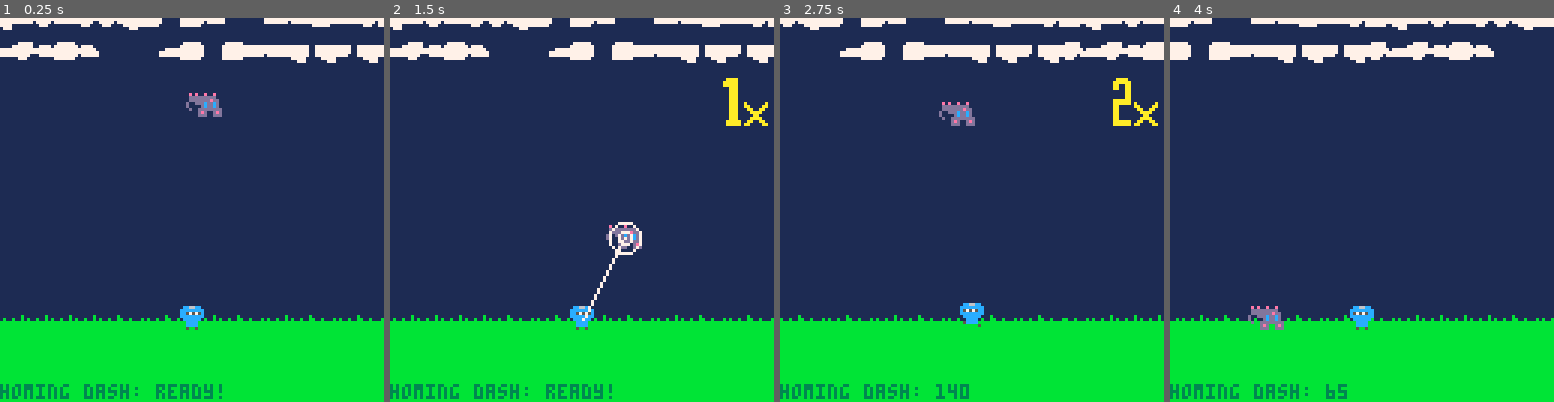
Above: before the commit, frames 1-4 (left to right).
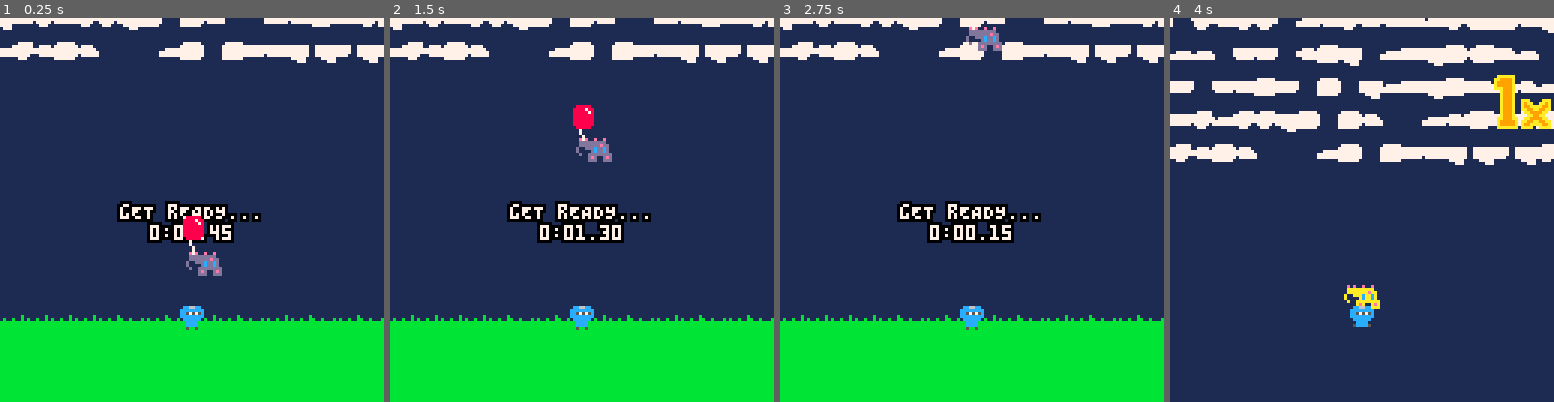
Above: after the commit, the same moments.

Repository: TrampolineTales/ld46
Game: PICO-8 cartridge ld46.p8
Two runs of this game, one before a commit and one after it. Both use one fixed random seed, a clock stepped at 60 frames per second and the inputs below.
Inputs:
- Up to frame 1 (0.25 s): no input
- Up to frame 2 (1.5 s): tap X (X key) at 0.33, 1.07 s; tap O (Z key) at 0.7 s
- Up to frame 3 (2.75 s): hold Right 1.6-2.1 s; tap O (Z key) at 1.7, 2.1, 2.5 s; tap X (X key) at 1.85 s; hold Right from 2.47 s (still down)
- Up to frame 4 (4 s): tap O (Z key) at 2.9, 3.3, 3.7 s; tap X (X key) at 2.97 s; release Right at 3.03 s; hold Left 3.08-3.58 s

The runs differ from the first frame. In frame 1, 4.4% of the frame differs, in the area x 0-68%, y 19-100%; in frame 2, 5.2%; in frame 3, 8.2%; in frame 4, 34%, in the area x 0-100%, y 0-100%.

Commit message:
okay NOW it is sleep time

Diff:
--- a/ld46.p8
+++ b/ld46.p8
@@ -32,20 +32,20 @@
 --main logic loop
 
 combo_offset=0
+start_timer=180
+go_timer=30
+shop_timer=660
 
 function game_loop()
-	if not btn(❎) then
-		can_shop=true
-	end
-
 	draw_world()
 
 	if shopping then
 		shop_menu()
-	else
-		if btn(❎) and can_shop then
-		//	shopping=true
-		//	shop_anim=8
+	elseif start_timer<=0 then
+		go_timer-=1
+		if shop_timer<=0 then
+			shopping=true
+			shop_anim=8
 		end
 
 		if hit_timer<=8 then
@@ -58,18 +58,34 @@
 		end
 
 		hit_friend()
+	else
+		draw_text("gET rEADY...",64-#"gET rEADY..."*2,62,0,7)
+		time_str="0:0"..flr(start_timer/60).."."
+		if start_timer%60<10 then
+			time_str=time_str.."0"
+		end
+		time_str=time_str..start_timer%60
+		draw_text(time_str,64-#time_str*2,69,0,7)
+		start_timer-=1
+		line(60-char_x+friend_x+2,friend_y+96-char_y-12,64-char_x+friend_x,friend_y+96-char_y,7)
+		spr(8,60-char_x+friend_x,friend_y+96-char_y-12)
+		friend_y-=0.5
 	end
 
 	draw_friend()
 	draw_character()
-	draw_target()
+
+	if start_timer<=0 then
+		draw_target()
+	end
 
 	draw_combo()
 
-	if homing_dash_cooldown>=homing_dash_max_cooldown then
-		print("homing dash: ready!",0,122,3)
-	else
-		print("homing dash: "..homing_dash_max_cooldown-homing_dash_cooldown,0,122,3)
+	if go_timer>=0 and start_timer<=0 then
+		if go_timer==30 then
+			friend_delta_y=0.5
+		end
+		draw_text("go!",60,62,0,7)
 	end
 end
 
@@ -80,13 +96,23 @@
 	print(s,x,y,c2)
 end
 
+function draw_combo_sprite(s,x,y)
+	for i=1,9 do
+		spr(s+32,x-1+i%3,y-1+flr((i-1)/3))
+		if s!=58 then
+			spr(s+48,x-1+i%3,y-1+flr((i-1)/3)+8)
+		end
+	end
+	spr(s,x,y)
+	spr(s+16,x,y+8)
+end
+
 function draw_combo()
 	if combo>0 then
 		for n=0,#tostr(combo)-1 do
-			spr((41+flr(combo/10^n)%10)-flr((((combo/10^n)%10)+9)/10)*10,110-n*8,20-combo_offset)
-			spr((41+flr(combo/10^n)%10)-flr((((combo/10^n)%10)+9)/10)*10+16,110-n*8,28-combo_offset)
-		end
-		spr(58,118,28-combo_offset)
+			draw_combo_sprite((41+flr(combo/10^n)%10)-flr((((combo/10^n)%10)+9)/10)*10,108-n*10,20-combo_offset)
+		end
+		draw_combo_sprite(58,118,28-combo_offset,9,10)
 	end
 
 	if combo_offset>0 then
@@ -174,6 +200,7 @@
 	and homing_dash_cooldown>=homing_dash_max_cooldown
 	and char_y>=96 then
 		sfx(4)
+		anim_counter=20
 		homing_dashing=true
 		homing_dash_cooldown=0
 		dash_start_x=char_x
@@ -265,13 +292,24 @@
 --friend logic
 
 friend_x=84
-friend_y=20
+friend_y=86
 friend_delta_x=0
 friend_delta_y=0
 flip_friend=false
 hit_timer=0
 
 function draw_friend()
+	if friend_y+96-char_y<=-8 then
+		x=63-char_x+friend_x
+		if x<4 then
+			x=4
+		elseif x>108 then
+			x=108
+		end
+		spr(42,x,1)
+		draw_text(-flr(friend_y+96-char_y+8).."PX",x,6,10,9)
+	end
+
 	spr(1,60-char_x+friend_x,friend_y+96-char_y)
 	spr(2,68-char_x+friend_x,friend_y+96-char_y)
 end
@@ -430,12 +468,13 @@
 			target_color+=1
 		end
 		if hit_timer<=0 and homing_dash_cooldown>=homing_dash_max_cooldown then
+				print("z",target_x-1,target_y-anim_counter-6,target_color%2+7)
+
 				circ(target_x,target_y,anim_counter,target_color%2+7)
-				circ(target_x,target_y,anim_counter-2.5,target_color%2+7)
 				circ(target_x,target_y,anim_counter-5,target_color%2+7)
 				line(64,100,target_x,target_y)
 		end
-		if anim_counter>5 then
+		if anim_counter>5 and homing_dash_cooldown>=homing_dash_max_cooldown then
 			anim_counter-=1
 		end
 	else
@@ -445,9 +484,9 @@
 -->8
 --screen logic
 
-screen="game"
-
-subtitles={"best friends","best buds","best of friends","bffs","best friends forever","friendly to each other","cool dudes","one is a mouse","what are you waiting for?","start the game!"}
+screen="game" //"title"
+
+subtitles={"best friends","best buds","best of friends","bffs","best friends forever","enemies! (jk)","friendly to each other","cool dudes","one is a mouse","what are you waiting for?","start the game!"}
 subtitle_counter=75
 
 function decide_screen()
@@ -466,16 +505,21 @@
 	draw_world()
 
 	subtitle_counter+=1
+	sub_timer=flr(subtitle_counter/37.5)%2
 
 	if flr(subtitle_counter/75)<#subtitles then
-		draw_text(subtitles[flr(subtitle_counter/75)],64-#subtitles[flr(subtitle_counter/75)]*2,48-flr(subtitle_counter/37.5)%2,0,7)
+		draw_text(subtitles[flr(subtitle_counter/75)],64-#subtitles[flr(subtitle_counter/75)]*2,48-sub_timer,0,7)
 	else
-		draw_text("start the game!",64-#"start the game!"*2,48-flr(subtitle_counter/37.5)%2,0,7)
-	end
-
-	draw_text("ninja and mouse",64-#"ninja and mouse"*2,40-flr(subtitle_counter/37.5)%2,0,7)
-
-	draw_text("press x or c to start!",64-#"press x or c to start!"*2,60-flr(subtitle_counter/37.5)%2,0,7)
+		draw_text("start the game!",64-#"start the game!"*2,48-sub_timer,0,7)
+	end
+
+	draw_text("ninja and mouse",64-#"ninja and mouse"*2,40-sub_timer,0,7)
+
+	draw_text("press z or x to start!",64-#"press x or c to start!"*2,64-sub_timer,0,7)
+
+	spr(9+5*sub_timer,52,96-sub_timer)
+	spr(1+22*sub_timer,72,96-sub_timer,1,1,true,true)
+	spr(2+22*sub_timer,64,96-sub_timer,1,1,true,true)
 
 	if btn(❎) or btn(🅾️) then
 		screen="intro"
Not shown, changed: 65 lines of the sprite sheet (__gfx__) section of ld46.p8
Not shown, changed: the sound effects (__sfx__) section of ld46.p8
Not shown, removed: ld46.html
Not shown, removed: ld46.js
Not shown, removed: ld46.zip
